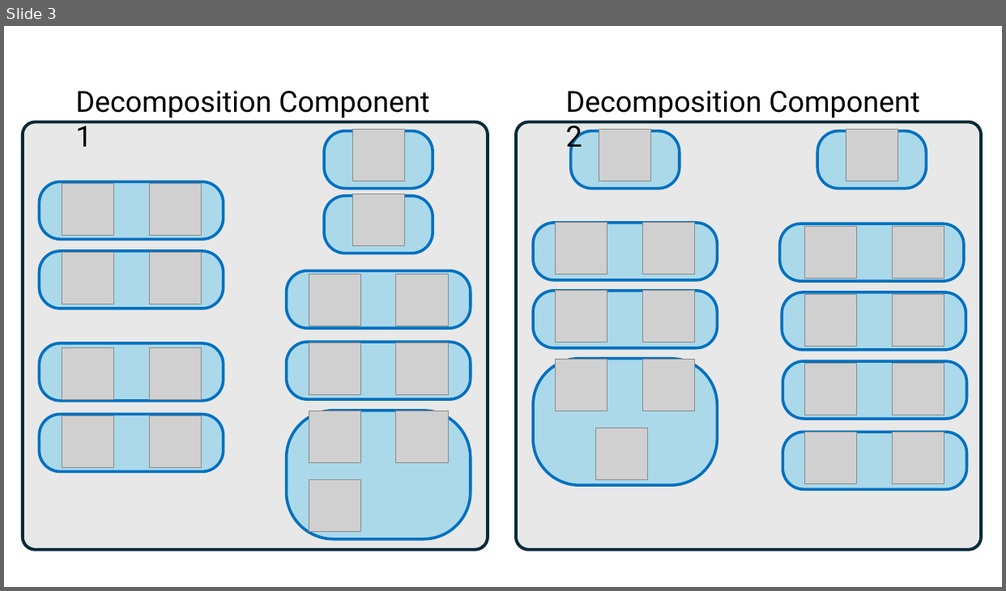
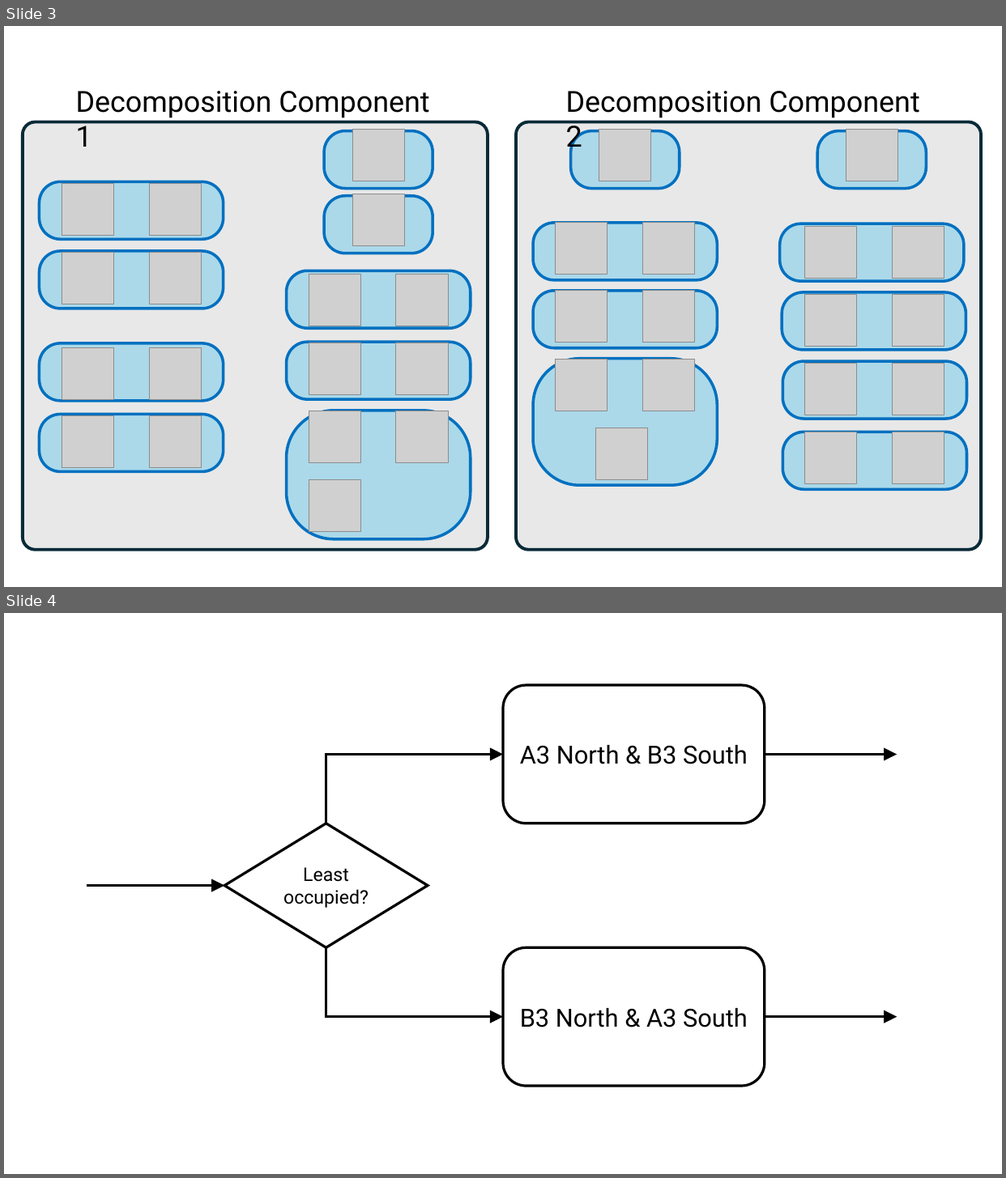
Before and after one commit to geraintpalmer/bed_moves_policy, a slide deck: images/icu.pptx. Shown one above the other, each under a label of ours: slide 3 before the commit, slides 3 and 4 after it. The pictures are 1006x591 and 1006x1178 pixels, drawn with LibreOffice and Linux fonts; fonts in the diff are those of the drawing; grey boxes stand for pictures. Boxes give left, top, right and bottom in pixels: in the first picture for what was removed or moved away, otherwise in the second. Text is boxed around its words. In the diff, an @@ line names an element or a change of style, - is before the commit and + after.

```diff
--- a/images/icu.pptx
+++ b/images/icu.pptx
@@ slide 4 added at [4, 613, 1002, 1174], background #FFFFFF @@
@@ group added at [87, 685, 897, 1086]: 3 arrows, 2 rounded rectangles, 2 elbow arrows, 1 diamond @@
+Least occupied?
+A3 North & B3 South
+B3 North & A3 South
```
Also in this commit, not shown: 1 slide changed.
